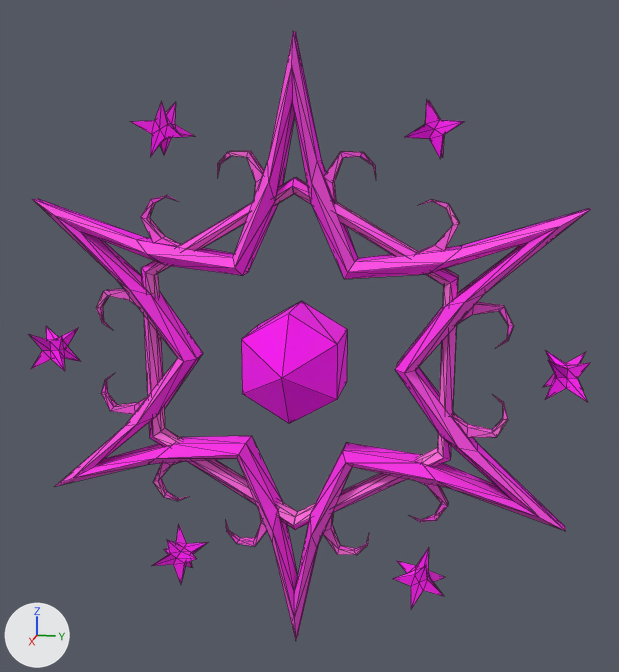
What one commit did to the glTF model assets/00_Meshes/00_Soul/00_Player/playersoul.gltf.
One viewpoint serves both versions: a camera (50 mm lens) standing at (0.851, 0.185, 0.241) and looking at (-0.009, 0.013, 0.026). The lights are fixed; the arrows at lower left show +X, +Y and +Z. Mesh edges are drawn as thin lines. Vertices at the same position are counted once.
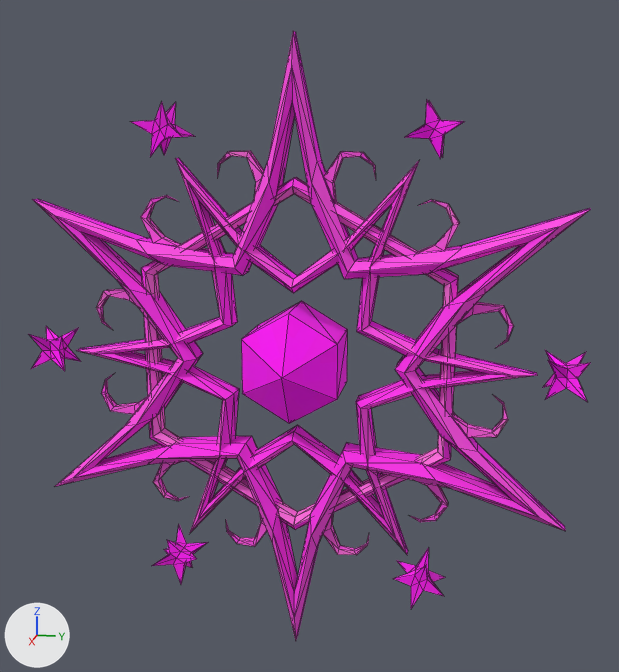
What differs and where, as boxes (x1, y1, x2, y2) in the pictures (619 x 672 px):
part 1 of me_mesh_0, added (pink): after (76, 158, 537, 554)

Patch to the scene script:
```diff
--- a/assets/00_Meshes/00_Soul/00_Player/playersoul.gltf.py
+++ b/assets/00_Meshes/00_Soul/00_Player/playersoul.gltf.py
@@ me_mesh_0 @@
 # used by ob_mesh_0; location = (0.0, 0.0, 0.0)
-me_mesh_0.from_pydata(...)  # 662 vertices, 1272 faces; spans x -0.065..0.065, y -0.293..0.293, z -0.328..0.328
+me_mesh_0.from_pydata(...)  # 806 vertices, 1560 faces; spans x -0.065..0.065, y -0.293..0.293, z -0.328..0.328
+# me_mesh_0 part 1: a new loose piece of 144 vertices spanning x -0.02..0.02, y -0.246..0.246, z -0.208..0.208, in mat_material_0
 me_mesh_0.materials.append(mat_material_0)
```
